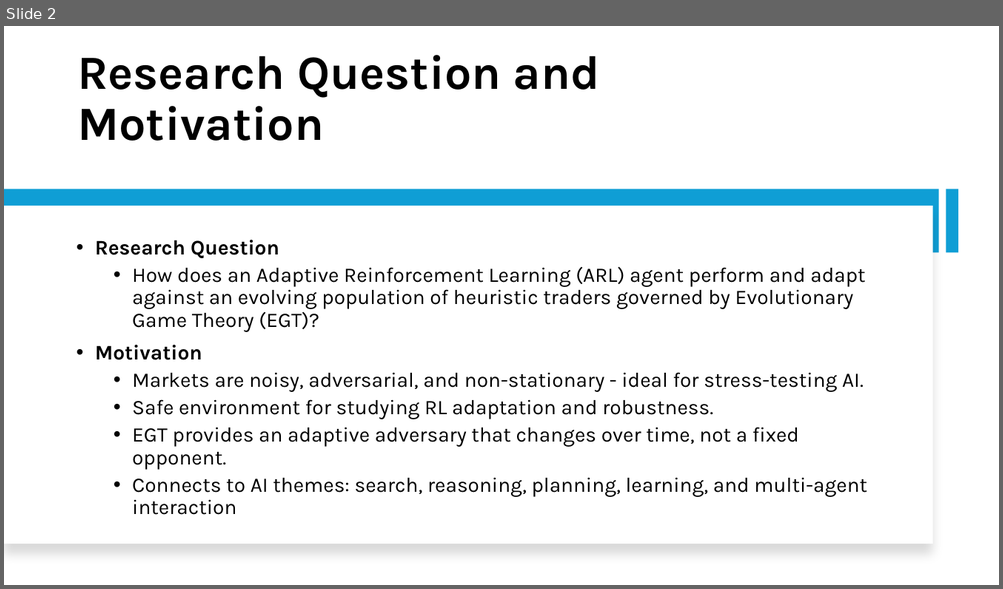
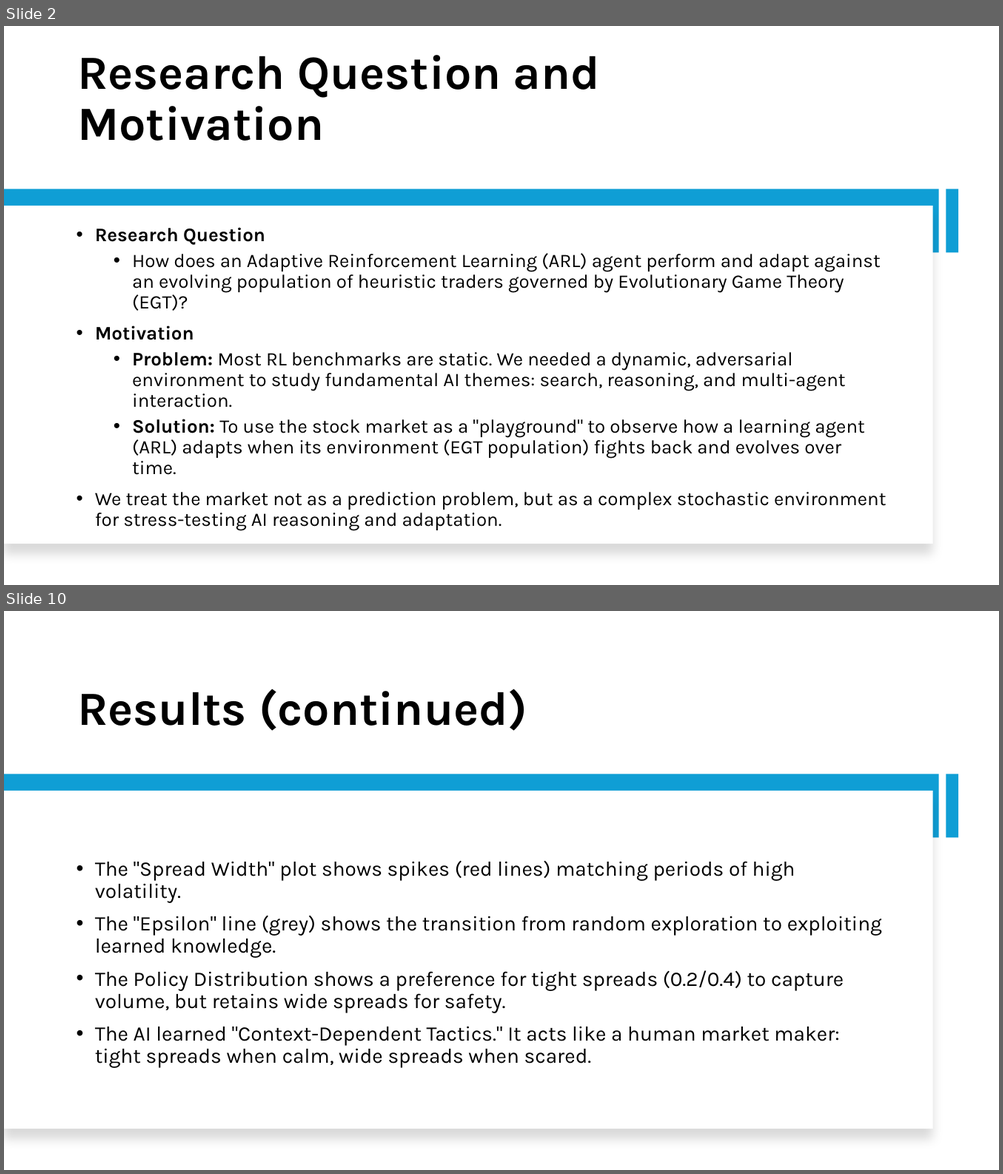
Before and after one commit to Srithwak/Coevolutionary_ARL_vs_EGT_agents_research, a slide deck: presentation.pptx. Shown one above the other, each under a label of ours: slide 2 before the commit, slides 2 and 10 after it; the slides between them are not shown. The pictures are 1003x589 and 1003x1174 pixels, drawn with LibreOffice and Linux fonts; fonts in the diff are those of the drawing. Boxes give left, top, right and bottom in pixels: in the first picture for what was removed or moved away, otherwise in the second. Text is boxed around its words. In the diff, an @@ line names an element or a change of style, - is before the commit and + after.

```diff
--- a/presentation.pptx
+++ b/presentation.pptx
@@ slide 10 added at (4, 611, 999, 1170), background #FFFFFF @@
@@ title added at (77, 689, 526, 731), 46 pt, text #000000, bold @@
+Results (continued)
@@ rectangle added at (4, 775, 939, 838), fill #0F9ED5 @@
@@ rectangle added at (945, 775, 959, 838), fill #0F9ED5 @@
@@ rectangle added at (4, 791, 933, 1130), fill #FFFFFF @@
@@ text added at (95, 860, 882, 1068), 20 pt, text #000000 @@
+• The "Spread Width" plot shows spikes (red lines) matching periods of high volatility.
+• The "Epsilon" line (grey) shows the transition from random exploration to exploiting learned knowledge.
+• The Policy Distribution shows a preference for tight spreads (0.2/0.4) to capture volume, but retains wide spreads for safety.
+• The AI learned "Context-Dependent Tactics." It acts like a human market maker: tight spreads when calm, wide spreads when scared.
@@ slide 2 changed as well @@
@@ text at (95, 227, 880, 340): size 20 to 18.5 pt in "Research Question", "How does an Adaptive Reinforcement Learning (ARL) ...", "Motivation" @@
@@ text at (95, 352, 886, 531): text changed; size 20 to 18.5 pt @@
-  • Markets are noisy, adversarial, and non-stationary - ideal for stress-testing AI.
-  • Safe environment for studying RL adaptation and robustness.
-  • EGT provides an adaptive adversary that changes over time, not a fixed opponent.
-  • Connects to AI themes: search, reasoning, planning, learning, and multi-agent interaction
+  • Problem: Most RL benchmarks are static. We needed a dynamic, adversarial environment to study fundamental AI themes: search, reasoning, and multi-agent interaction.
+  • Solution: To use the stock market as a "playground" to observe how a learning agent (ARL) adapts when its environment (EGT population) fights back and evolves over time.
+• We treat the market not as a prediction problem, but as a complex stochastic environment for stress-testing AI reasoning and adaptation.
```
Also in this commit, not shown: 4 other slides changed, 8 other slides added, 9 slides removed, 52 other files.
